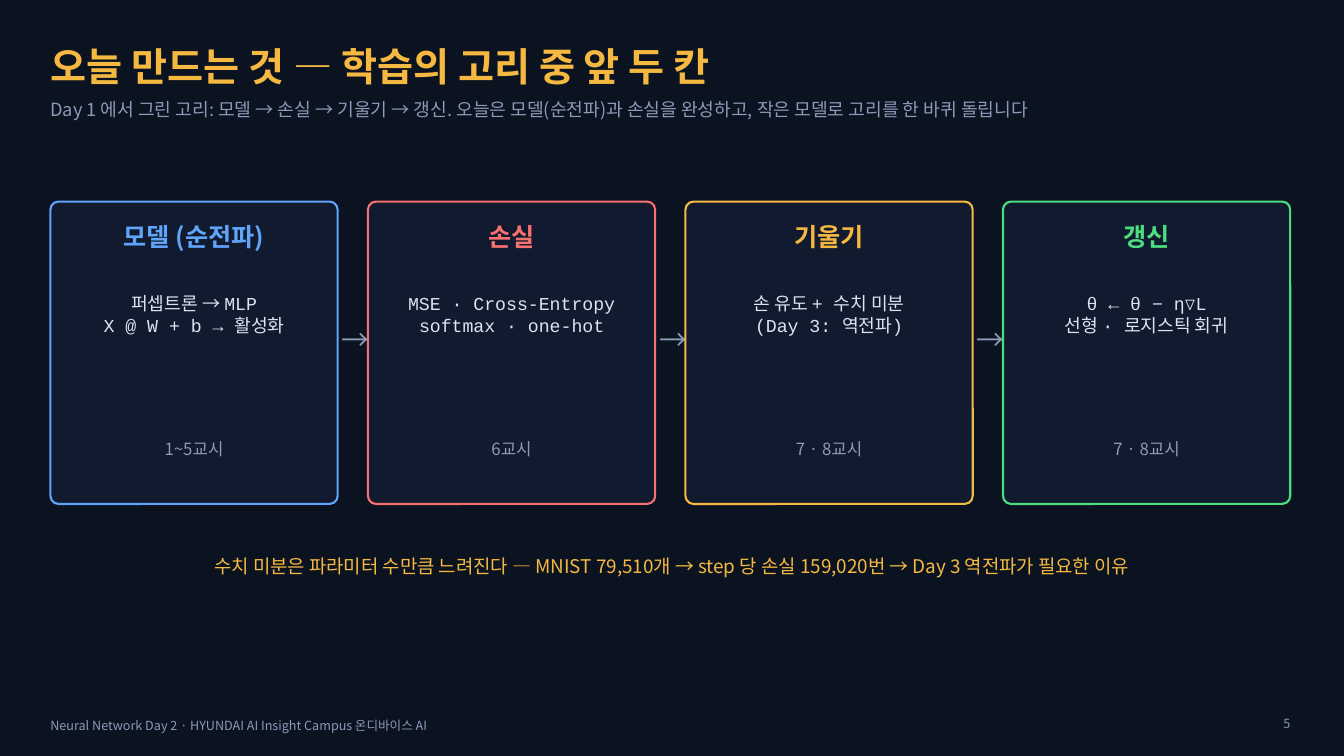
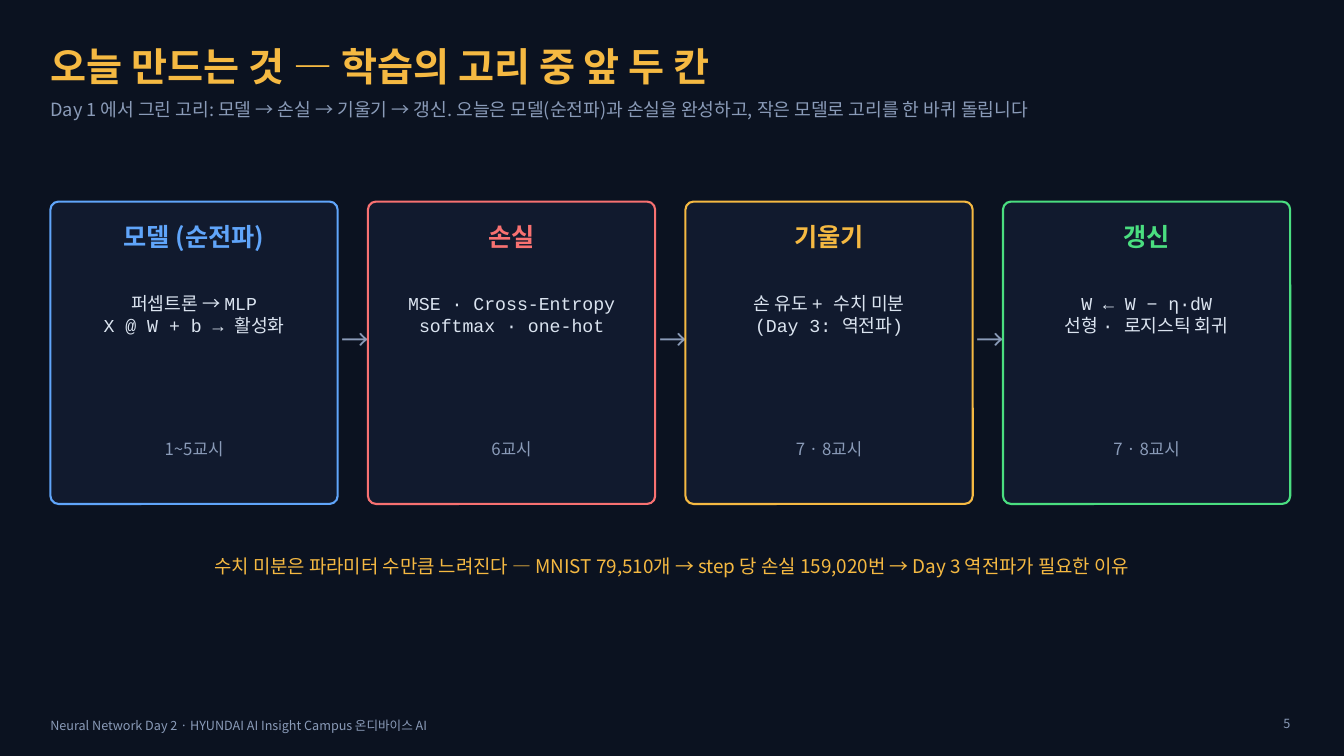
Before and after one commit to imguru-mooc/AI_CAMPUS, a slide deck: slide 5 of NN-day2/NN_Day2.pptx. Drawn at 1344x756 pixels with LibreOffice and Linux fonts; fonts in the diff are those of the drawing. Boxes give left, top, right and bottom in pixels: in the first picture for what was removed or moved away, otherwise in the second. Text is boxed around its words. In the diff, an @@ line names an element or a change of style, - is before the commit and + after.

```diff
--- a/NN-day2/NN_Day2.pptx
+++ b/NN-day2/NN_Day2.pptx
@@ text at [1081, 297, 1212, 314]: text changed @@
-θ ← θ − η∇L
+W ← W − η·dW
```
Also in this commit, not shown: 6 other slides changed, 4 other files.
